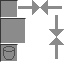
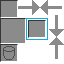
Revision of a layered 64px x 64px image; what changed, layer by layer:
painted on "gui_elements.png" over bbox(26, 18, 48, 40)
